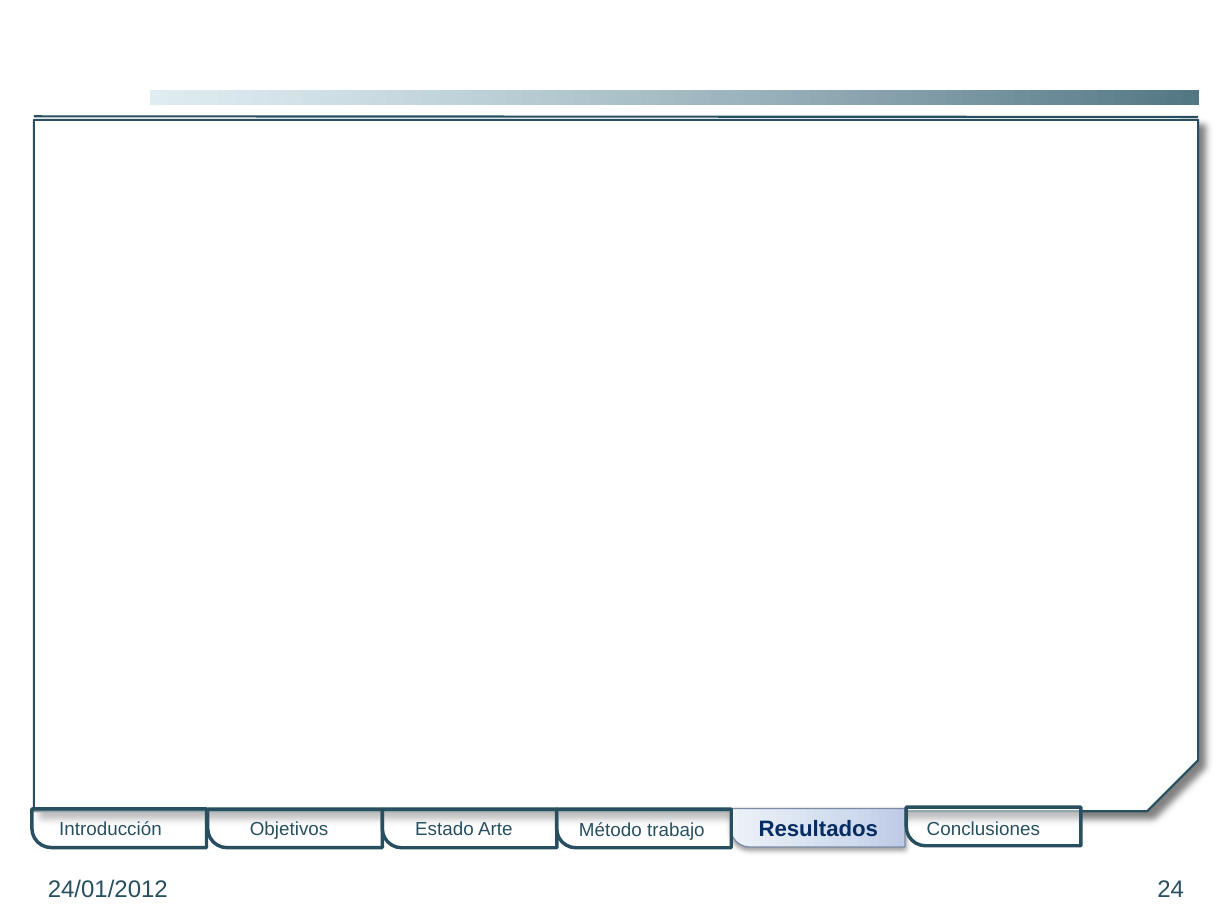
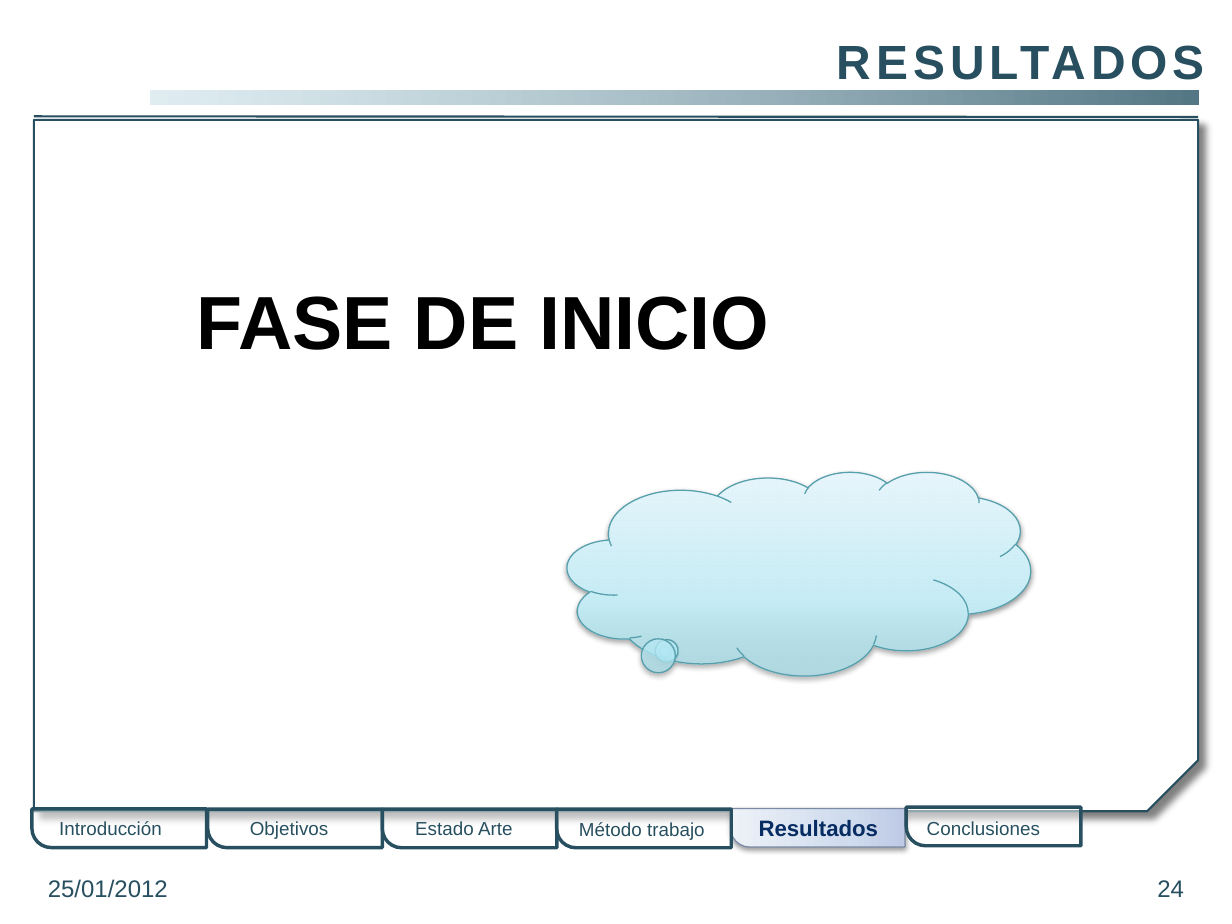
Before and after one commit to gangadhar001/repo-pfc, a slide deck: slide 24 of PFC/Presentacion/PresentacionPFC.pptx. Drawn at 1232x924 pixels with LibreOffice and Linux fonts; fonts in the diff are those of the drawing; background and template pictures are left out. Boxes give left, top, right and bottom in pixels: in the first picture for what was removed or moved away, otherwise in the second. Text is boxed around its words. In the diff, an @@ line names an element or a change of style, - is before the commit and + after.

Commit message:
- Presentacion: escribiendo resultados

```diff
--- a/PFC/Presentacion/PresentacionPFC.pptx
+++ b/PFC/Presentacion/PresentacionPFC.pptx
@@ text added at bbox=[150, 26, 1217, 87], 28 pt, text #274F5F, bold @@
+RESULTADOS
@@ text added at bbox=[197, 296, 769, 350], 44 pt, text #000000, bold @@
+FASE DE INICIO
@@ thought cloud added at bbox=[567, 472, 1030, 675], fill gradient #ACE6F3 to #C5ECF5 to #E8F8FC, outline #56A0AC 0.75 pt @@
@@ text at bbox=[48, 879, 168, 898]: text changed @@
-24/01/2012
+25/01/2012
```
Also in this commit, not shown: 20 other slides changed, 11 slides added.
